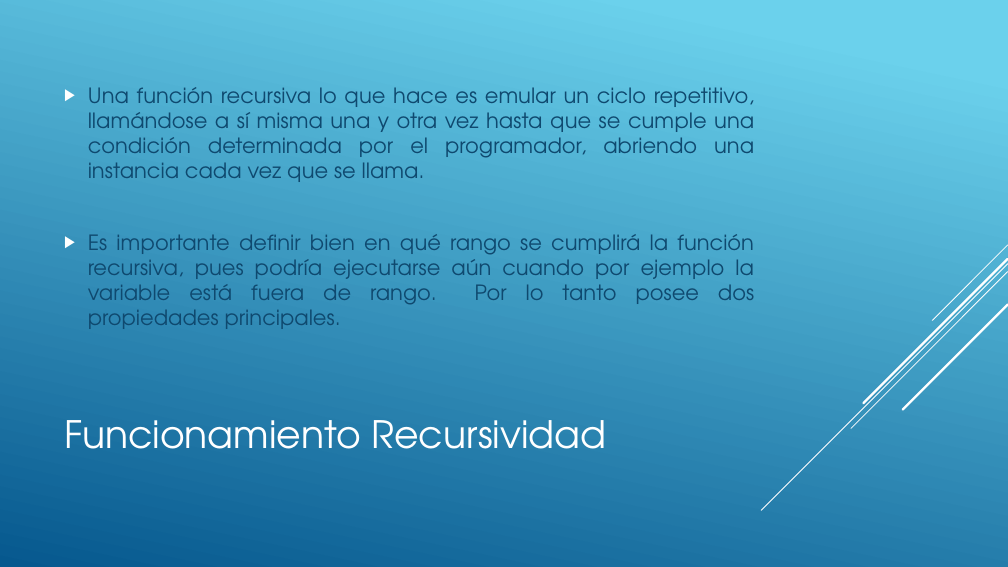
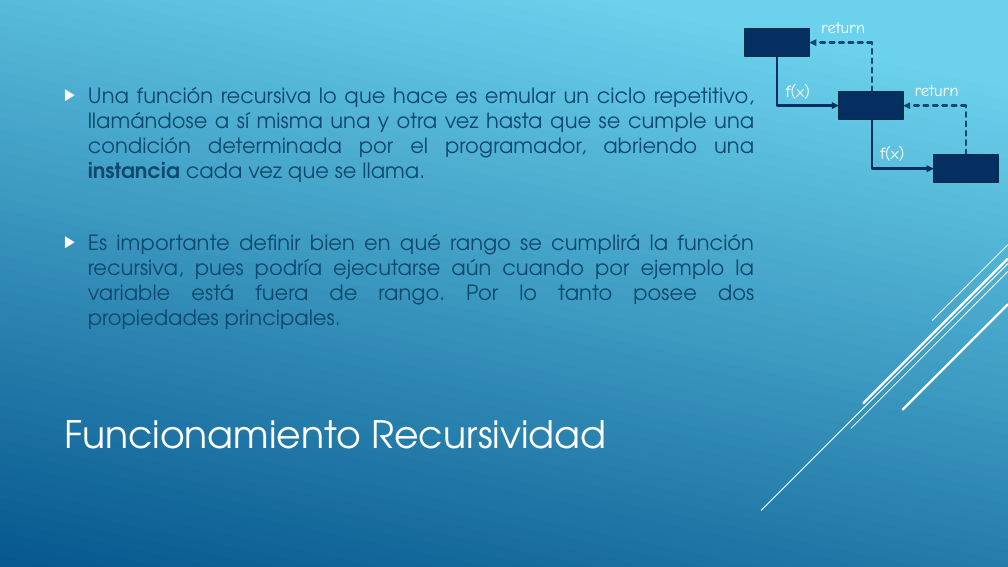
Before and after one commit to Wisso124214/Recursion, a slide deck: slide 3 of Recursión_Luis Bustos.pptx. Drawn at 1008x567 pixels with LibreOffice and Linux fonts; fonts in the diff are those of the drawing. Boxes give left, top, right and bottom in pixels: in the first picture for what was removed or moved away, otherwise in the second. Text is boxed around its words. In the diff, an @@ line names an element or a change of style, - is before the commit and + after.

```diff
--- a/Recursión_Luis Bustos.pptx
+++ b/Recursión_Luis Bustos.pptx
@@ rectangle added at [745,29,809,57], fill #052F61, outline #043148 1.25 pt @@
@@ text added at [821,22,865,33], 16 pt, text #FFFFFF @@
+return
@@ line added from (777, 57) to (777, 106), #052F61 2.25 pt @@
@@ arrow added from (873, 42) to (810, 42), #0F496F 2.25 pt dashed @@
@@ line added from (873, 91) to (873, 42), #0F496F 2.25 pt dashed @@
@@ text at [88,87,754,182]: bold on in "instancia" @@
@@ text added at [786,84,810,99], 16 pt, text #FFFFFF @@
+f(x)
@@ text added at [915,85,959,96], 16 pt, text #FFFFFF @@
+return
@@ arrow added from (778, 106) to (839, 106), #052F61 2.25 pt @@
@@ rectangle added at [839,91,904,119], fill #052F61, outline #043148 1.25 pt @@
@@ line added from (873, 116) to (873, 169), #052F61 2.25 pt @@
@@ arrow added from (966, 106) to (904, 106), #0F496F 2.25 pt dashed @@
@@ line added from (966, 154) to (966, 106), #0F496F 2.25 pt dashed @@
@@ text added at [880,146,904,161], 16 pt, text #FFFFFF @@
+f(x)
@@ arrow added from (873, 169) to (934, 169), #052F61 2.25 pt @@
@@ rectangle added at [934,154,998,182], fill #052F61, outline #043148 1.25 pt @@
```
Also in this commit, not shown: 2 other slides changed, 1 slide added, 2 other files.
